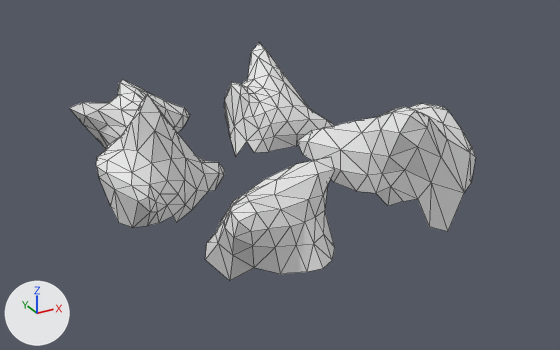
An edit to the OBJ model Project_ThirdPerson/mge_v18_student_version/assets/ThirdPerson/models/Obstacle_9.obj, drawn before and after from the same camera.
Both versions are drawn from a camera (50 mm lens) standing at (-0.699, -1.294, 0.599) and looking at (-0.005, -0.032, -0.031). Every picture has the same lights, and +X, +Y and +Z are marked at lower left. Mesh edges are drawn as thin lines. Where no turn or scale is listed for an object, it has been applied to the vertices.

Names of what the first picture shows: 'Obstacle_9'.
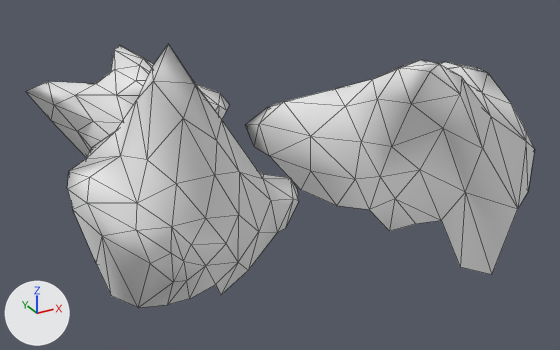
Location of each change, (x1, y1, x2, y2) in pixels of the pictures (560 x 350 px; the box of a moved part takes in the faces that stretch with it):
'Obstacle_9', reshaped (25% wider, 11% taller): before (70, 43, 476, 281); after (26, 44, 534, 308)
part 1 of me_obstacle_9, moved or reshaped: before (96, 94, 224, 228); after (67, 44, 299, 308)
part 2 of me_obstacle_9, moved or reshaped: before (297, 103, 476, 231); after (245, 60, 534, 275)
part 3 of me_obstacle_9, moved or reshaped: before (70, 80, 190, 149); after (26, 45, 229, 158)
part 4 of me_obstacle_9, deleted: before (224, 43, 334, 156)
part 5 of me_obstacle_9, deleted: before (205, 157, 335, 281)

Edits to the bpy script that builds the scene:
```text
Change me_obstacle_9:
    used by ob_obstacle_9; location = (0.0, 0.0, 0.0)
    remove me_obstacle_9.from_pydata(...)  # 366 vertices, 633 faces; spans x -0.373..0.35, y -0.381..0.363, z -0.122..0.197
    add me_obstacle_9.from_pydata(...)  # 224 vertices, 388 faces; spans x -0.462..0.484, y -0.387..0.418, z -0.166..0.331
    me_obstacle_9 part 1: the loose piece of 76 vertices spanning x -0.373..-0.111, y -0.145..0.066, z -0.053..0.197 is scaled about its middle by 1.68, then moved by (0.0, -0.171, 0.049)
    me_obstacle_9 part 2: the loose piece of 70 vertices spanning x 0.068..0.35, y -0.291..0.042, z -0.099..0.145 is scaled about its middle by 1.68, then moved by (0.039, 0.033, 0.016)
    me_obstacle_9 part 3: the loose piece of 78 vertices spanning x -0.343..-0.058, y 0.176..0.363, z -0.069..0.1 is scaled about its middle by 1.68, then moved by (0.011, -0.009, 0.01)
    me_obstacle_9 part 4: the loose piece of 71 vertices spanning x -0.022..0.227, y 0.099..0.318, z -0.061..0.148 is deleted
    me_obstacle_9 part 5: the loose piece of 71 vertices spanning x -0.265..-0.029, y -0.381..-0.209, z -0.122..0.1 is deleted
    me_obstacle_9 part 6: the surface is now shaded smooth
```
